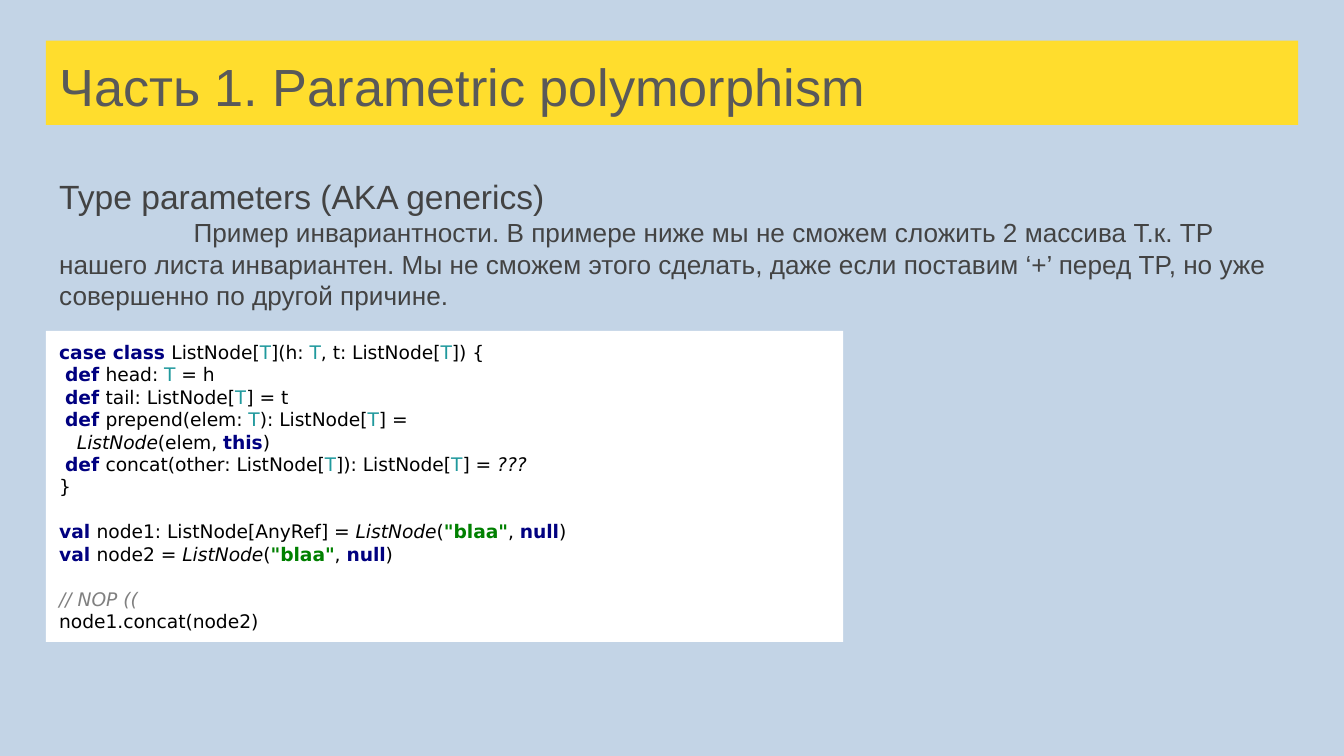
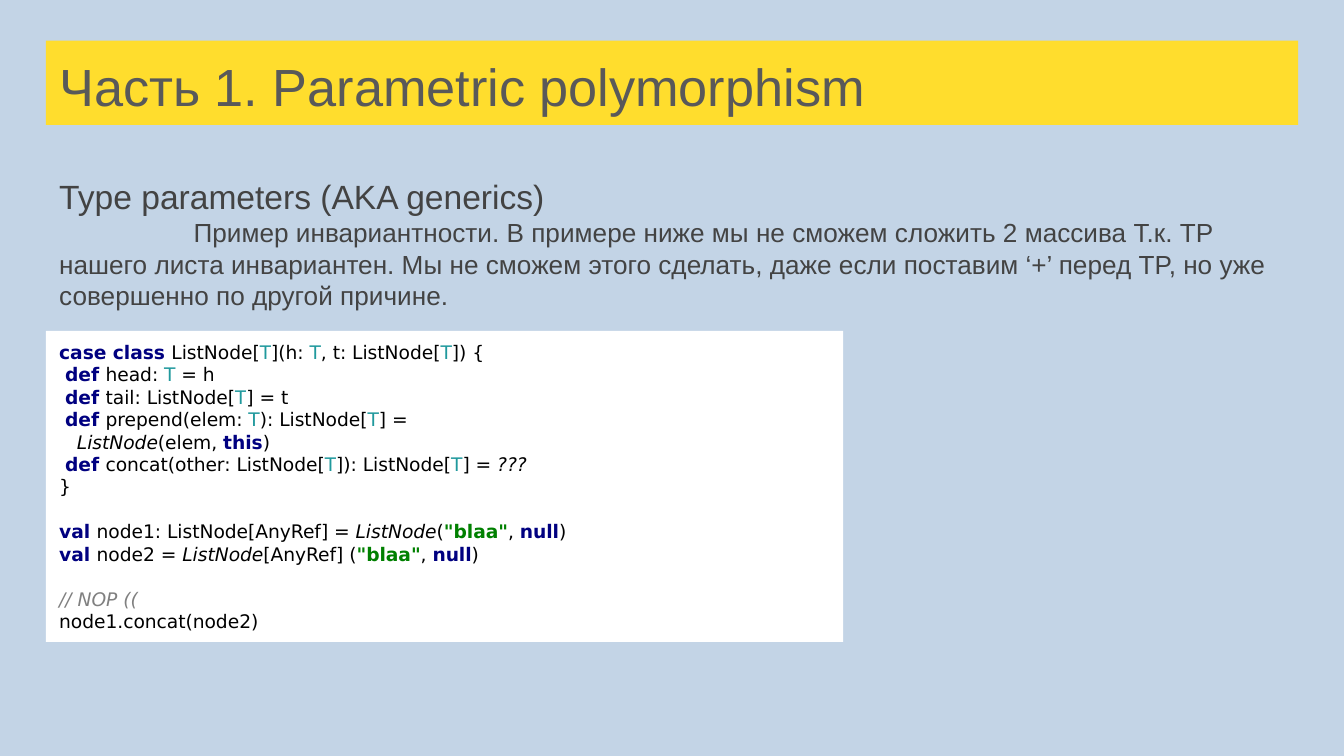
Before and after one commit to sergeypopov83/scala-school, a slide deck: slide 128 of src/main/resources/Лекции Scala для FinTech.pptx. Drawn at 1344x756 pixels with LibreOffice and Linux fonts; fonts in the diff are those of the drawing. Boxes give left, top, right and bottom in pixels: in the first picture for what was removed or moved away, otherwise in the second. Text is boxed around its words. In the diff, an @@ line names an element or a change of style, - is before the commit and + after.

```diff
--- a/src/main/resources/Лекции Scala для FinTech.pptx
+++ b/src/main/resources/Лекции Scala для FinTech.pptx
@@ text in rectangle at bbox=[59, 546, 479, 565]: text changed @@
-val node2 = ListNode("blaa", null)
+val node2 = ListNode[AnyRef] ("blaa", null)
```
Also in this commit, not shown: 11 other slides changed, 13 other files.
